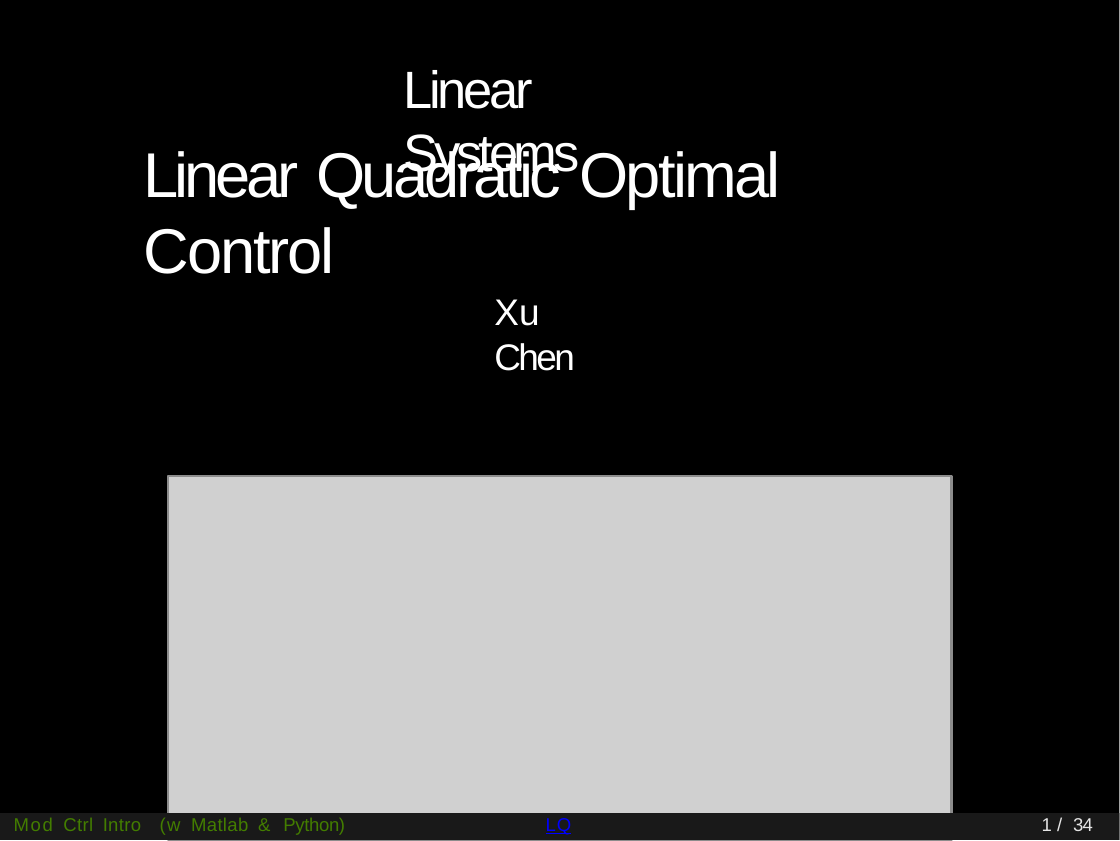
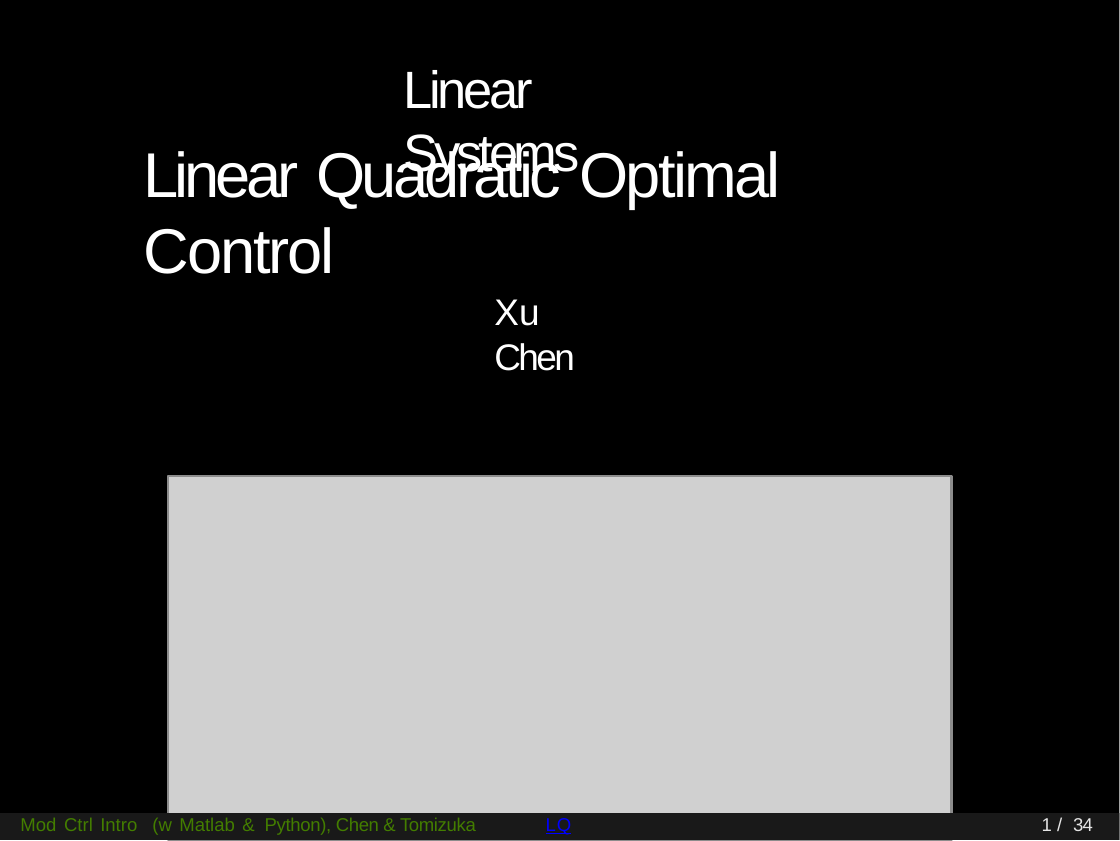
Before and after one commit to MCIMP-book/mcimp, a slide deck: slide 1 of lecture notes/from Modeling to Continuous-time LQ/powerpoint_handouts (work in progress)/18-CT_LQ_slides (imcmp-handout-dark) - pub.pptx. Drawn at 1120x841 pixels with LibreOffice and Linux fonts; fonts in the diff are those of the drawing; grey boxes stand for pictures. Boxes give left, top, right and bottom in pixels: in the first picture for what was removed or moved away, otherwise in the second. Text is boxed around its words. In the diff, an @@ line names an element or a change of style, - is before the commit and + after.

```diff
--- a/lecture notes/from Modeling to Continuous-time LQ/powerpoint_handouts (work in progress)/18-CT_LQ_slides (imcmp-handout-dark) - pub.pptx
+++ b/lecture notes/from Modeling to Continuous-time LQ/powerpoint_handouts (work in progress)/18-CT_LQ_slides (imcmp-handout-dark) - pub.pptx
@@ text at <box>20,817,476,835</box>: text changed @@
-Mod Ctrl Intro (w Matlab & Python)
+Mod Ctrl Intro (w Matlab & Python), Chen & Tomizuka
```
Also in this commit, not shown: 3 other files.
